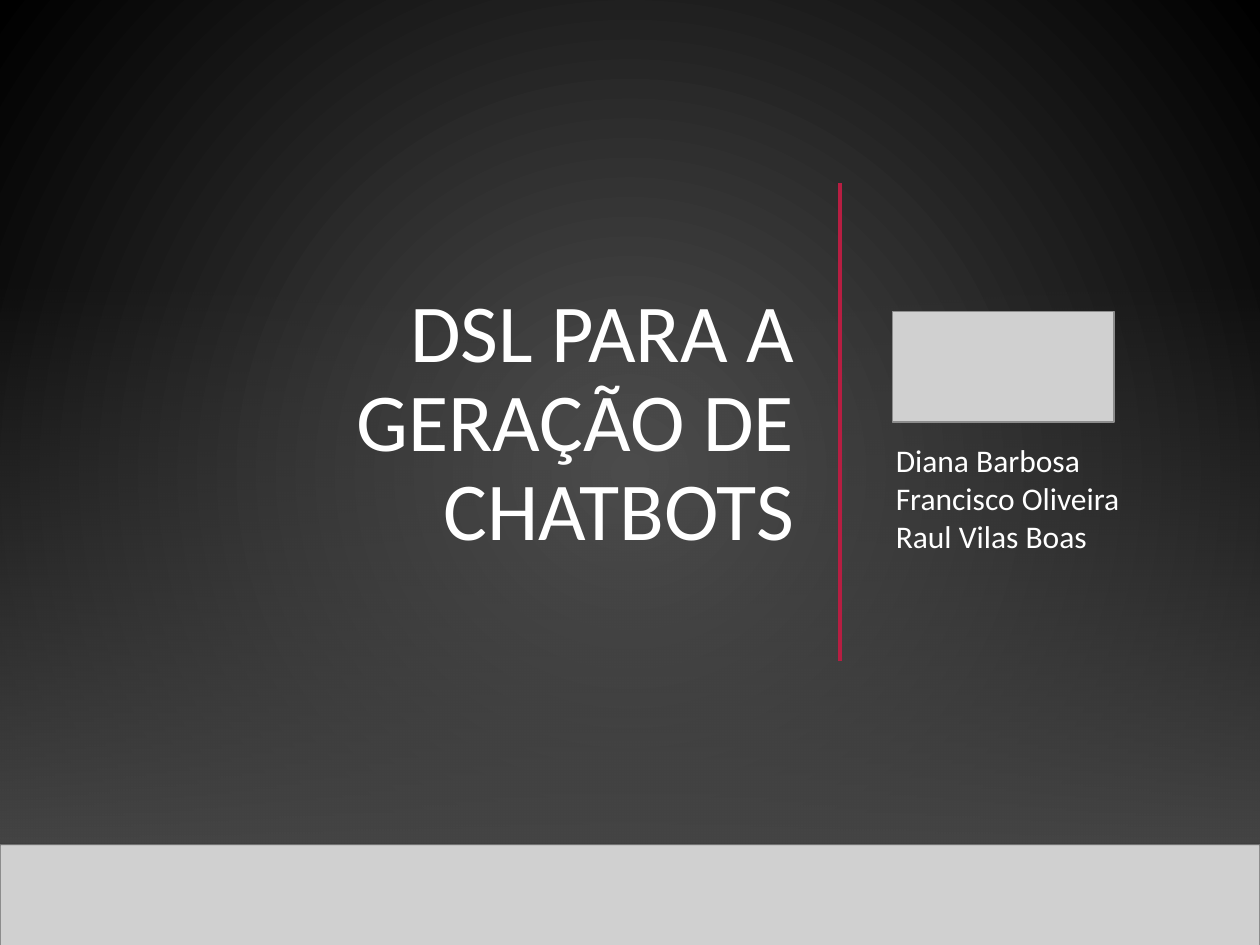
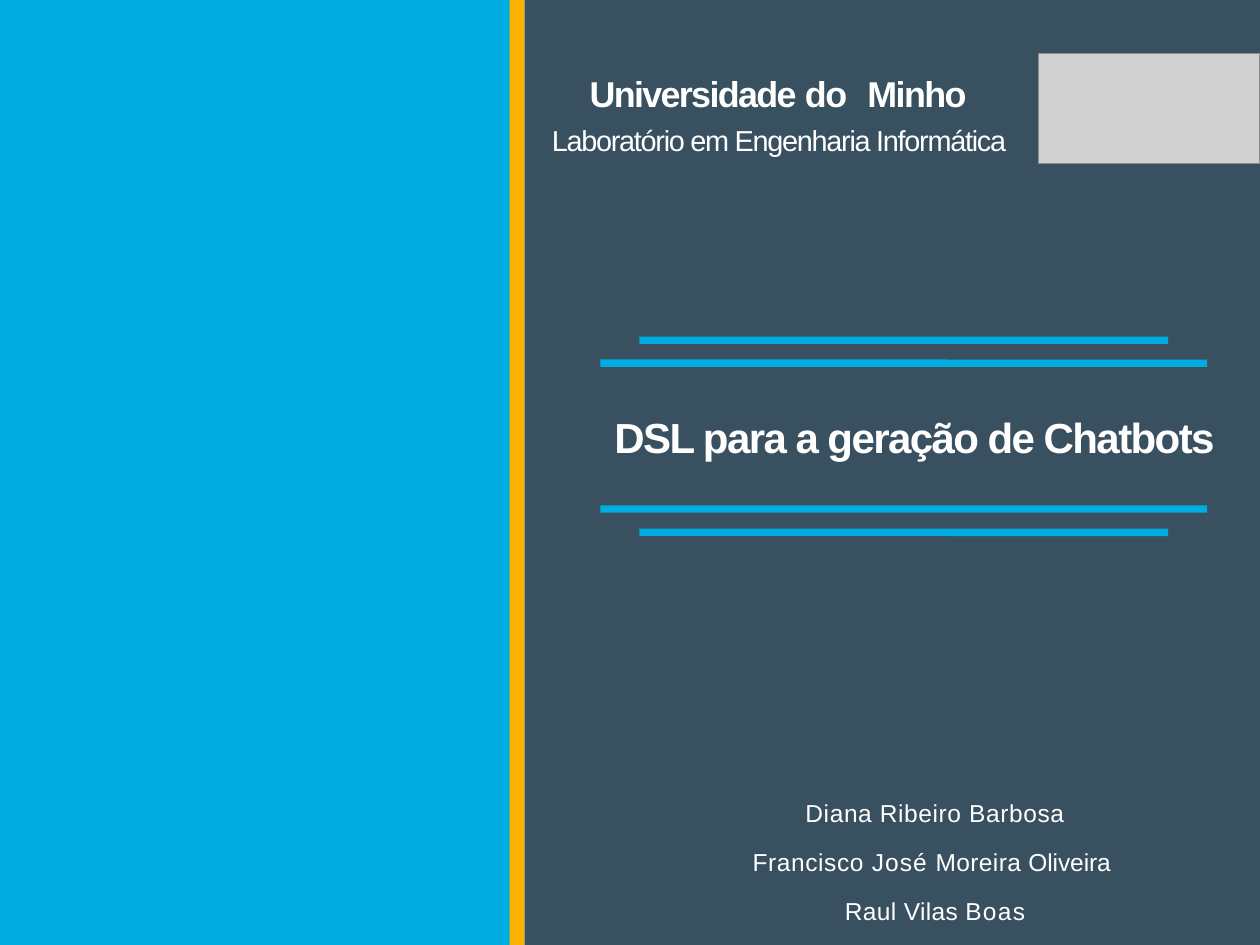
Before and after one commit to Tibblue/PLC, a slide deck: slide 10 of LEI/apresentações/apresLEI.pptx (slide 2 before the commit). Drawn at 1260x945 pixels with LibreOffice and Linux fonts; fonts in the diff are those of the drawing; grey boxes stand for pictures; background and template pictures are left out. Boxes give left, top, right and bottom in pixels: in the first picture for what was removed or moved away, otherwise in the second. Text is boxed around its words. In the diff, an @@ line names an element or a change of style, - is before the commit and + after.

```diff
--- a/LEI/apresentações/apresLEI.pptx
+++ b/LEI/apresentações/apresLEI.pptx
@@ background gradient #505050 to #000000 to #FFFFFF @@
@@ rectangle removed at (x1=0, y1=0, x2=1260, y2=945) @@
@@ freeform shape added at (x1=0, y1=0, x2=523, y2=945), fill #00ADE2 @@
@@ freeform shape added at (x1=509, y1=0, x2=524, y2=945), fill #FAB200 @@
@@ freeform shape added at (x1=524, y1=0, x2=1260, y2=945), fill #38505F @@
@@ picture moved from (x1=892, y1=311, x2=1114, y2=422) to (x1=1038, y1=53, x2=1260, y2=164) @@
@@ picture added at (x1=1060, y1=57, x2=1260, y2=161) @@
@@ title added at (x1=552, y1=81, x2=1006, y2=157), 16.5 pt, text #FFFFFF @@
+Universidade do Minho
+Laboratório em Engenharia Informática
@@ line removed from (840, 183) to (840, 660) @@
@@ line removed from (199, 255) to (1105, 255) @@
@@ rectangle removed at (x1=0, y1=277, x2=1260, y2=839) @@
@@ rectangle removed at (x1=0, y1=278, x2=1260, y2=844) @@
@@ rectangle removed at (x1=0, y1=278, x2=1260, y2=844) @@
@@ freeform shape added at (x1=639, y1=340, x2=1168, y2=340), outline #00ADE2 4.17 pt @@
@@ freeform shape added at (x1=600, y1=363, x2=1207, y2=363), outline #00ADE2 4.17 pt @@
@@ text "DSL para a geração de ..." at (x1=614, y1=422, x2=1215, y2=461): vertical alignment middle to top @@
@@ text at (x1=614, y1=422, x2=1215, y2=461): text changed; size 47 to 24 pt; font Calibri to Arial; bold on @@
-DSL PARA A GERAÇÃO DE CHATBOTS
+DSL para a geração de Chatbots
@@ line removed from (249, 486) to (1143, 486) @@
@@ freeform shape added at (x1=600, y1=509, x2=1207, y2=509), outline #00ADE2 4.17 pt @@
@@ freeform shape added at (x1=639, y1=533, x2=1168, y2=533), outline #00ADE2 4.17 pt @@
@@ text "Diana Ribeiro Barbosa" at (x1=753, y1=804, x2=1111, y2=921): vertical alignment middle to top @@
@@ text at (x1=753, y1=804, x2=1111, y2=921): text changed; size 18 to 14 pt; font Calibri to Arial @@
-Diana Barbosa
-Francisco Oliveira
-Raul Vilas Boas
+Diana Ribeiro Barbosa
+Francisco José Moreira Oliveira Raul Vilas Boas
@@ line removed from (0, 840) to (1260, 840) @@
@@ line removed from (0, 844) to (1260, 844) @@
@@ picture removed at (x1=0, y1=844, x2=1260, y2=945) @@
@@ line removed from (0, 844) to (1260, 844) @@
```
Also in this commit, not shown: 5 other slides changed, 4 slides added, 2 slides removed, 1 other file.
